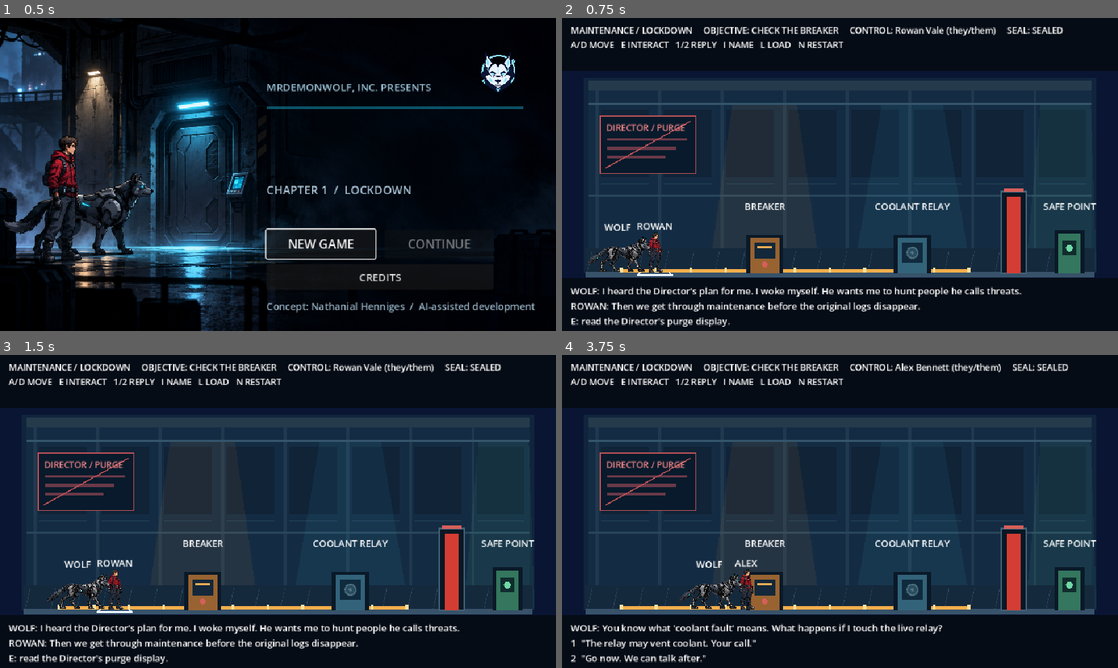
Above: before the commit, frames 1-4 (two rows, left to right).
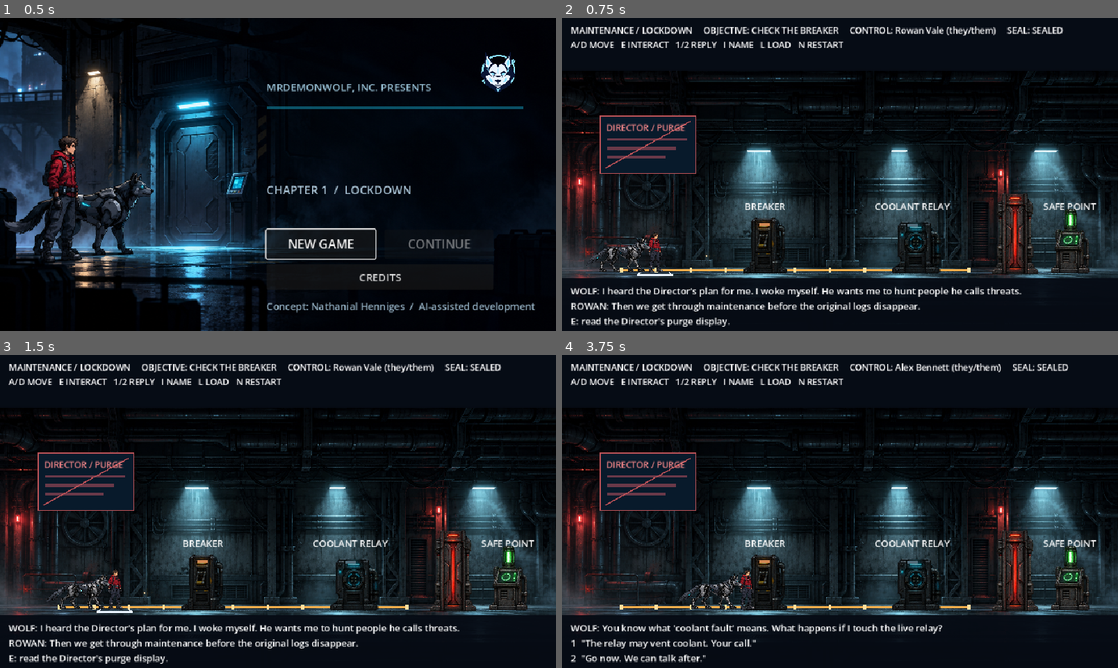
Above: after the commit, the same moments.

Repository: MrDemonWolf/wolf-override
Game: Godot game, scene res://scenes/main.tscn
Two runs of this game, one before a commit and one after it. Both use one fixed random seed, a clock stepped at 60 frames per second and the inputs below.
Inputs (mouse positions are in pixels of both pictures, inside the frame that each line leads up to):
- Up to frame 1 (0.5 s): no input
- Up to frame 2 (0.75 s): click "NEW GAME" at 0.5 s
- Up to frame 3 (1.5 s): tap Enter at 1.25 s; move the mouse to (400, 495) at 1.27 s; hold D (move_right) from 1.28 s (still down); tap 1 (choice_1) at 1.35 s; click (400, 495) at 1.42 s
- Up to frame 4 (3.75 s): move the mouse to (728, 527) at 2.02 s; tap 2 (choice_2) at 2.1 s; click (728, 527) at 2.17 s; move the mouse to (895, 442) at 2.77 s; release D (move_right) at 2.78 s; hold A (move_left) 2.78-3.53 s; tap I (cycle_name) at 2.85 s; click (895, 442) at 2.92 s; move the mouse to (812, 574) at 3.52 s; hold D (move_right) from 3.53 s (still down); tap E (interact) at 3.6 s; click (812, 574) at 3.67 s

Frame 1 is identical in both runs. In frame 2, 53% of the frame differs, in the area x 0-100%, y 16-84%; in frame 3, 53%; in frame 4, 53%.

Commit message:
Stage corridor and records props in playable rooms

Diff:
--- a/apps/game/scenes/main.tscn
+++ b/apps/game/scenes/main.tscn
@@ -6,12 +6,13 @@
 [ext_resource type="Texture2D" path="res://assets/wolf-side-right-provisional.png" id="4_wolf"]
 [ext_resource type="Texture2D" path="res://assets/rowan-side-right-provisional.png" id="5_rowan"]
 [ext_resource type="Texture2D" path="res://assets/title-corridor-key-art-provisional.png" id="6_title_art"]
+[ext_resource type="Texture2D" path="res://assets/maintenance-props-provisional.png" id="7_props"]
 
 [sub_resource type="RectangleShape2D" id="FloorShape"]
 size = Vector2(960, 60)
 
 [sub_resource type="RectangleShape2D" id="DoorShape"]
-size = Vector2(24, 132)
+size = Vector2(56, 132)
 
 [sub_resource type="RectangleShape2D" id="HumanShape"]
 size = Vector2(28, 60)
@@ -37,12 +38,19 @@
 shape = SubResource("DoorShape")
 
 [node name="Visual" type="ColorRect" parent="Door"]
-offset_left = -12.0
+offset_left = -28.0
 offset_top = -66.0
-offset_right = 12.0
+offset_right = 28.0
 offset_bottom = 66.0
-pivot_offset = Vector2(12, 0)
-color = Color(0.83, 0.24, 0.20, 1)
+pivot_offset = Vector2(28, 0)
+color = Color(0, 0, 0, 0)
+
+[node name="DoorArt" type="Sprite2D" parent="Door/Visual"]
+position = Vector2(28, 66)
+scale = Vector2(0.22, 0.22)
+texture = ExtResource("7_props")
+region_enabled = true
+region_rect = Rect2(1086, 0, 543, 724)
 
 [node name="Human" type="CharacterBody2D" parent="."]
 position = Vector2(160, 410)
@@ -59,6 +67,7 @@
 texture = ExtResource("5_rowan")
 
 [node name="Tag" type="Label" parent="Human"]
+visible = false
 offset_left = -44.0
 offset_top = -63.0
 offset_right = 44.0
@@ -81,12 +90,55 @@
 texture = ExtResource("4_wolf")
 
 [node name="Tag" type="Label" parent="Wolf"]
+visible = false
 offset_left = -44.0
 offset_top = -74.0
 offset_right = 44.0
 offset_bottom = -52.0
 horizontal_alignment = 1
 text = "WOLF"
+
+[node name="BreakerArt" type="Sprite2D" parent="."]
+z_index = 1
+position = Vector2(350, 372)
+scale = Vector2(0.22, 0.22)
+texture = ExtResource("7_props")
+region_enabled = true
+region_rect = Rect2(0, 0, 543, 724)
+
+[node name="RelayArt" type="Sprite2D" parent="."]
+z_index = 1
+position = Vector2(605, 372)
+scale = Vector2(0.22, 0.22)
+texture = ExtResource("7_props")
+region_enabled = true
+region_rect = Rect2(543, 0, 543, 724)
+
+[node name="CheckpointArt" type="Sprite2D" parent="."]
+z_index = 1
+position = Vector2(876, 372)
+scale = Vector2(0.22, 0.22)
+texture = ExtResource("7_props")
+region_enabled = true
+region_rect = Rect2(1629, 0, 543, 724)
+
+[node name="BreakerStatusLight" type="ColorRect" parent="."]
+z_index = 2
+offset_left = 341.0
+offset_top = 354.0
+offset_right = 359.0
+offset_bottom = 359.0
+mouse_filter = 2
+color = Color(0.72, 0.4, 0.17, 1)
+
+[node name="RelayStatusLight" type="ColorRect" parent="."]
+z_index = 2
+offset_left = 596.0
+offset_top = 355.0
+offset_right = 614.0
+offset_bottom = 360.0
+mouse_filter = 2
+color = Color(0.33, 0.43, 0.48, 1)
 
 [node name="RelaySpark" type="Line2D" parent="."]
 visible = false
--- a/apps/game/scripts/main.gd
+++ b/apps/game/scripts/main.gd
@@ -3,6 +3,11 @@
 @onready var human: M0Actor = $Human
 @onready var wolf: M0Actor = $Wolf
 @onready var relay_spark: Line2D = $RelaySpark
+@onready var breaker_art: Sprite2D = $BreakerArt
+@onready var relay_art: Sprite2D = $RelayArt
+@onready var checkpoint_art: Sprite2D = $CheckpointArt
+@onready var breaker_status_light: ColorRect = $BreakerStatusLight
+@onready var relay_status_light: ColorRect = $RelayStatusLight
 @onready var human_tag: Label = $Human/Tag
 @onready var door_shape: CollisionShape2D = $Door/CollisionShape2D
 @onready var door_visual: ColorRect = $Door/Visual
@@ -34,6 +39,7 @@
 var credits_paused: bool = false
 
 const WOLF_SPRITE_REST: Vector2 = Vector2(0.0, -15.0)
+const CORRIDOR_BACKGROUND: Texture2D = preload("res://assets/maintenance-corridor-background-provisional.png")
 
 
 func _ready() -> void:
@@ -65,51 +71,16 @@
 
 func _draw() -> void:
 	draw_rect(Rect2(0, 0, 960, 540), Color("#091533"))
-	draw_rect(Rect2(38, 103, 884, 338), Color("#10253d"))
-	draw_rect(Rect2(46, 111, 868, 287), Color("#142c43"))
-	for x in range(58, 920, 108):
-		draw_rect(Rect2(x, 120, 5, 278), Color("#20394e"))
-		draw_rect(Rect2(x + 9, 159, 83, 116), Color("#102337"))
-		draw_line(Vector2(x + 10, 286), Vector2(x + 92, 286), Color("#24445b"), 2.0)
-	draw_rect(Rect2(46, 108, 868, 18), Color("#253a4b"))
-	draw_line(Vector2(46, 148), Vector2(914, 148), Color("#34556b"), 3.0)
-	draw_line(Vector2(46, 307), Vector2(914, 307), Color("#29465b"), 2.0)
-	draw_colored_polygon(PackedVector2Array([Vector2(294, 150), Vector2(406, 150), Vector2(446, 438), Vector2(254, 438)]), Color(0.96, 0.62, 0.25, 0.07))
-	draw_colored_polygon(PackedVector2Array([Vector2(552, 150), Vector2(658, 150), Vector2(706, 438), Vector2(504, 438)]), Color(0.25, 0.78, 0.94, 0.07))
-	draw_colored_polygon(PackedVector2Array([Vector2(826, 150), Vector2(913, 150), Vector2(923, 438), Vector2(801, 438)]), Color(0.35, 0.90, 0.65, 0.07 if not state.door_open else 0.14))
+	draw_texture_rect(CORRIDOR_BACKGROUND, Rect2(0, 88, 960, 540), false)
 	draw_rect(Rect2(66, 169, 165, 100), Color("#081a2b"))
 	draw_rect(Rect2(66, 169, 165, 100), Color("#bb5257"), false, 2.0)
 	for line in range(3):
 		draw_rect(Rect2(78, 207 + line * 15, 138 - line * 19, 5), Color("#6a3949"))
 	draw_line(Vector2(75, 259), Vector2(222, 178), Color("#bb5257"), 2.0)
-	draw_rect(Rect2(40, 398, 880, 42), Color("#15293c"))
-	for x in range(52, 918, 44):
-		draw_line(Vector2(x, 402), Vector2(x - 8, 438), Color("#294359"), 1.0)
-	draw_rect(Rect2(40, 438, 880, 10), Color("#375269"))
-	draw_rect(Rect2(100, 434, 600, 5), Color("#f3ae4b"))
+	draw_line(Vector2(40, 440), Vector2(920, 440), Color("#375269"), 2.0)
+	draw_line(Vector2(100, 435), Vector2(700, 435), Color("#f3ae4b"), 2.0)
 	for x in range(100, 701, 60):
 		draw_rect(Rect2(x, 430, 5, 9), Color("#ffe0a0"))
-	draw_rect(Rect2(318, 374, 64, 66), Color("#0a1928"))
-	draw_rect(Rect2(325, 379, 50, 61), Color("#986331"))
-	draw_rect(Rect2(332, 388, 36, 27), Color("#13283a"))
-	draw_rect(Rect2(337, 393, 26, 5), Color("#e9ad55"))
-	draw_circle(Vector2(350, 425), 5.0, Color("#8be3ff") if state.breaker_armed else Color("#d65f59"))
-	draw_rect(Rect2(573, 374, 64, 66), Color("#0a1928"))
-	draw_rect(Rect2(580, 379, 50, 61), Color("#32765f") if state.door_open else (Color("#705332") if relay_refused else Color("#32637a")))
-	draw_rect(Rect2(587, 388, 36, 34), Color("#102a3d"))
-	draw_circle(Vector2(605, 405), 11.0, Color("#274e61"))
-	var relay_light: Color = Color("#a4f0c4") if state.door_open else (Color("#f3ae4b") if relay_refused else (Color("#8be3ff") if state.breaker_armed else Color("#536e7c")))
-	draw_arc(Vector2(605, 405), 9.0, 0.0, TAU, 24, relay_light, 2.0)
-	if state.door_open or relay_refused:
-		draw_arc(Vector2(605, 405), 16.0, 0.0, TAU, 24, relay_light, 2.0)
-	draw_circle(Vector2(605, 405), 3.0, relay_light)
-	draw_rect(Rect2(758, 299, 44, 141), Color("#0a1724"))
-	draw_rect(Rect2(758, 299, 44, 141), Color("#416177"), false, 3.0)
-	draw_rect(Rect2(763, 294, 34, 5), Color("#70d9a7") if state.door_open else Color("#d65f59"))
-	draw_rect(Rect2(850, 366, 52, 74), Color("#0a1928"))
-	draw_rect(Rect2(857, 372, 38, 68), Color("#34765e"))
-	draw_rect(Rect2(864, 385, 24, 24), Color("#102c2d"))
-	draw_circle(Vector2(876, 397), 6.0, Color("#a6ffd1") if state.checkpoint_reached else Color("#70d9a7"))
 	if state.door_open:
 		draw_line(Vector2(801, 434), Vector2(844, 434), Color("#70d9a7"), 4.0)
 
@@ -414,9 +385,12 @@
 
 func _sync_records_room() -> void:
 	records_room.visible = state.chapter_id == "records"
+	breaker_status_light.visible = not records_room.visible
+	relay_status_light.visible = not records_room.visible
 	records_room.purge_trace_preserved = state.purge_trace_preserved
 	records_room.mirror_trace_preserved = state.mirror_trace_preserved
 	records_room.chapter_complete = state.chapter_complete
+	records_room.exit_art.visible = not state.chapter_complete
 	records_room.queue_redraw()
 
 
@@ -445,6 +419,11 @@
 func _refresh_ui() -> void:
 	var door_status: String = "OPEN" if state.door_open else "SEALED"
 	var control_label: String = "%s (they/them)" % state.human_name()
+	breaker_art.modulate = Color.WHITE if state.breaker_armed else Color("#879ba5")
+	breaker_status_light.color = Color("#8be3ff") if state.breaker_armed else Color("#d48954")
+	relay_art.modulate = Color.WHITE if state.breaker_armed else Color("#879ba5")
+	relay_status_light.color = Color("#a4f0c4") if state.door_open else (Color("#f3ae4b") if relay_refused else (Color("#8be3ff") if state.breaker_armed else Color("#536e7c")))
+	checkpoint_art.modulate = Color("#d5ffe3") if state.checkpoint_reached else Color.WHITE
 	human_tag.text = state.human_name().get_slice(" ", 0).to_upper()
 	if state.chapter_id == "records":
 		hud.text = "LOCKDOWN / FIRST COPY     OBJECTIVE: %s     CONTROL: %s\nA/D MOVE   E INTERACT   1/2 REPLY   I NAME   L LOAD   N RESTART" % [_objective(), control_label]
--- a/apps/game/scripts/records_room.gd
+++ b/apps/game/scripts/records_room.gd
@@ -1,22 +1,41 @@
 extends Node2D
 class_name RecordsRoom
+
+const RECORDS_BACKGROUND: Texture2D = preload("res://assets/records-access-background-provisional.png")
+const RECORDS_PROPS: Texture2D = preload("res://assets/records-props-provisional.png")
 
 # The parent owns chapter state and calls queue_redraw() after changing it.
 var purge_trace_preserved: bool = false
 var mirror_trace_preserved: bool = false
 var chapter_complete: bool = false
+var exit_art: Sprite2D
 
 
 func _ready() -> void:
+	_add_prop("PurgeArt", 190.0, 0.0)
+	_add_prop("MirrorArt", 520.0, 724.0)
+	exit_art = _add_prop("ExitArt", 830.0, 1448.0)
 	_add_station_label("PURGE QUEUE", 190.0, Color("#ffc7c7"))
 	_add_station_label("MIRROR PORT", 520.0, Color("#b6edff"))
-	_add_station_label("EXIT", 830.0, Color("#c1f4d8"))
+	_add_station_label("EXIT", 830.0, Color("#c1f4d8"), 276.0)
 
 
-func _add_station_label(caption: String, center_x: float, tint: Color) -> void:
+func _add_prop(prop_name: String, center_x: float, source_x: float) -> Sprite2D:
+	var sprite: Sprite2D = Sprite2D.new()
+	sprite.name = prop_name
+	sprite.texture = RECORDS_PROPS
+	sprite.region_enabled = true
+	sprite.region_rect = Rect2(source_x, 0.0, 724.0, 724.0)
+	sprite.position = Vector2(center_x, 375.0)
+	sprite.scale = Vector2(0.22, 0.22)
+	add_child(sprite)
+	return sprite
+
+
+func _add_station_label(caption: String, center_x: float, tint: Color, label_y: float = 309.0) -> void:
 	var label: Label = Label.new()
 	label.text = caption
-	label.position = Vector2(center_x - 90.0, 309.0)
+	label.position = Vector2(center_x - 90.0, label_y)
 	label.size = Vector2(180.0, 30.0)
 	label.horizontal_alignment = HORIZONTAL_ALIGNMENT_CENTER
 	label.add_theme_font_size_override("font_size", 17)
@@ -26,76 +45,18 @@
 
 func _draw() -> void:
 	draw_rect(Rect2(0, 0, 960, 540), Color("#071221"))
-	draw_rect(Rect2(34, 101, 892, 337), Color("#112438"))
-	draw_rect(Rect2(42, 109, 876, 228), Color("#172d42"))
-	draw_rect(Rect2(42, 109, 876, 16), Color("#354657"))
-	draw_line(Vector2(42, 156), Vector2(918, 156), Color("#496175"), 3.0)
-	draw_line(Vector2(42, 294), Vector2(918, 294), Color("#365063"), 2.0)
+	draw_texture_rect(RECORDS_BACKGROUND, Rect2(0, 88, 960, 540), false)
+	draw_line(Vector2(40, 440), Vector2(920, 440), Color("#405b6d"), 2.0)
 
-	# Archive racks make this bay read differently from the maintenance corridor.
-	for rack_x in [55, 302, 632]:
-		draw_rect(Rect2(rack_x, 165, 225, 124), Color("#0b1b2d"))
-		draw_rect(Rect2(rack_x, 165, 225, 124), Color("#3d5667"), false, 2.0)
-		for slot in range(4):
-			var slot_y: float = 176.0 + float(slot) * 28.0
-			draw_rect(Rect2(rack_x + 11, slot_y, 202, 19), Color("#193046"))
-			draw_line(Vector2(rack_x + 18, slot_y + 9), Vector2(rack_x + 119, slot_y + 9), Color("#466277"), 2.0)
-			draw_circle(Vector2(rack_x + 197, slot_y + 9), 3.0, Color("#79b8c9"))
-
-	# Emergency lamps cast separate red and cold-blue pools over the stations.
-	for lamp_x in [190.0, 520.0, 830.0]:
-		var lamp_color: Color = Color(0.98, 0.33, 0.36, 0.13) if lamp_x != 520.0 else Color(0.35, 0.78, 0.98, 0.10)
-		draw_colored_polygon(PackedVector2Array([Vector2(lamp_x - 19.0, 134.0), Vector2(lamp_x + 19.0, 134.0), Vector2(lamp_x + 91.0, 438.0), Vector2(lamp_x - 91.0, 438.0)]), lamp_color)
-		draw_rect(Rect2(lamp_x - 23.0, 129.0, 46.0, 8.0), Color("#e5696a") if lamp_x != 520.0 else Color("#79d7f4"))
-
-	draw_rect(Rect2(40, 438, 880, 11), Color("#405b6d"))
-	draw_rect(Rect2(40, 397, 880, 41), Color("#172b3e"))
-	for floor_x in range(50, 920, 46):
-		draw_line(Vector2(floor_x, 399), Vector2(floor_x - 10, 437), Color("#314d61"), 1.0)
-	draw_line(Vector2(42, 391), Vector2(918, 391), Color("#d16466"), 2.0)
-
-	_draw_queue()
-	_draw_mirror()
 	_draw_exit()
 	_draw_progress()
 
 
-func _draw_queue() -> void:
-	draw_rect(Rect2(132, 340, 116, 98), Color("#081827"))
-	draw_rect(Rect2(139, 347, 102, 91), Color("#523747"))
-	draw_rect(Rect2(147, 355, 86, 56), Color("#10273a"))
-	for row in range(3):
-		draw_rect(Rect2(155, 364 + row * 12, 58 - row * 8, 4), Color("#aa7a82"))
-	draw_circle(Vector2(220, 398), 5.0, Color("#a4f0c4") if purge_trace_preserved else Color("#f08b8d"))
-	draw_rect(Rect2(154, 418, 72, 5), Color("#a4f0c4") if purge_trace_preserved else Color("#725164"))
-	if purge_trace_preserved:
-		draw_line(Vector2(207, 399), Vector2(215, 407), Color("#a4f0c4"), 3.0)
-		draw_line(Vector2(215, 407), Vector2(231, 387), Color("#a4f0c4"), 3.0)
-
-
-func _draw_mirror() -> void:
-	draw_rect(Rect2(459, 340, 122, 98), Color("#081827"))
-	draw_rect(Rect2(466, 347, 108, 91), Color("#315b70"))
-	draw_rect(Rect2(475, 357, 90, 55), Color("#10283b"))
-	for column in range(2):
-		draw_rect(Rect2(486 + column * 38, 365, 27, 37), Color("#376078"))
-		draw_rect(Rect2(490 + column * 38, 369, 19, 29), Color("#85c9df") if mirror_trace_preserved else Color("#416c80"))
-	draw_circle(Vector2(520, 422), 5.0, Color("#a4f0c4") if mirror_trace_preserved else Color("#77a2b5"))
-	if mirror_trace_preserved:
-		draw_line(Vector2(505, 418), Vector2(514, 427), Color("#a4f0c4"), 3.0)
-		draw_line(Vector2(514, 427), Vector2(532, 407), Color("#a4f0c4"), 3.0)
-
-
 func _draw_exit() -> void:
-	draw_rect(Rect2(785, 255, 90, 183), Color("#071623"))
-	draw_rect(Rect2(790, 260, 80, 178), Color("#4a6572"), false, 4.0)
-	draw_rect(Rect2(798, 271, 64, 167), Color("#081b2b") if chapter_complete else Color("#263e50"))
-	if not chapter_complete:
-		draw_line(Vector2(830, 271), Vector2(830, 438), Color("#547186"), 3.0)
-		draw_rect(Rect2(809, 356, 42, 8), Color("#d86b70"))
-	else:
+	if chapter_complete:
+		draw_rect(Rect2(798, 300, 64, 138), Color("#081b2b"))
+		draw_rect(Rect2(790, 296, 80, 144), Color("#4a6572"), false, 3.0)
 		draw_line(Vector2(810, 433), Vector2(851, 433), Color("#a4f0c4"), 4.0)
-	draw_rect(Rect2(802, 264, 56, 5), Color("#a4f0c4") if chapter_complete else Color("#d86b70"))
 
 
 func _draw_progress() -> void:
--- a/apps/game/tests/m0_scene_test.gd
+++ b/apps/game/tests/m0_scene_test.gd
@@ -31,6 +31,7 @@
 	var human: M0Actor = game.get_node("Human") as M0Actor
 	var wolf: M0Actor = game.get_node("Wolf") as M0Actor
 	var relay_spark: Line2D = game.get_node("RelaySpark") as Line2D
+	var relay_status_light: ColorRect = game.get_node("RelayStatusLight") as ColorRect
 
 	if not _require(game.get("title_open") and title_screen.visible and continue_button.disabled, "fresh title disables Continue without a test checkpoint"):
 		return
@@ -105,6 +106,7 @@
 	await _tap(&"interact")
 	if not _require(state.door_open and state.route == "cooperate", "WOLF cooperation opens door"):
 		return
+	_expect(relay_status_light.color == Color("#a4f0c4"), "open relay changes from live cyan to completed green")
 	_expect(relay_spark.visible and relay_spark.default_color == Color("#8be3ff"), "WOLF's contact produces a visible cyan relay spark")
 	_expect(game.call("_objective") == "REACH SAFE POINT", "open seal points to safety")
 	_expect(str(game.call("_context_hint")).contains("Move to the safe point"), "open-door hint no longer sends the player back to the breaker")
@@ -153,6 +155,7 @@
 	await _tap(&"interact")
 	if not _require(not state.door_open and state.route.is_empty() and game.get("relay_refused"), "WOLF refuses and keeps the seal closed"):
 		return
+	_expect(relay_status_light.color == Color("#f3ae4b"), "refused relay shows an amber state")
 	_expect(str(game.get("status_line")).contains("I said no") and str(game.call("_context_hint")).contains("manual bypass"), "refusal clearly offers the engineer's bypass")
 	Input.action_press(&"move_right")
 	for _frame in range(180):
Not shown: 1 places in apps/game/scenes/main.tscn that only renumber resources
